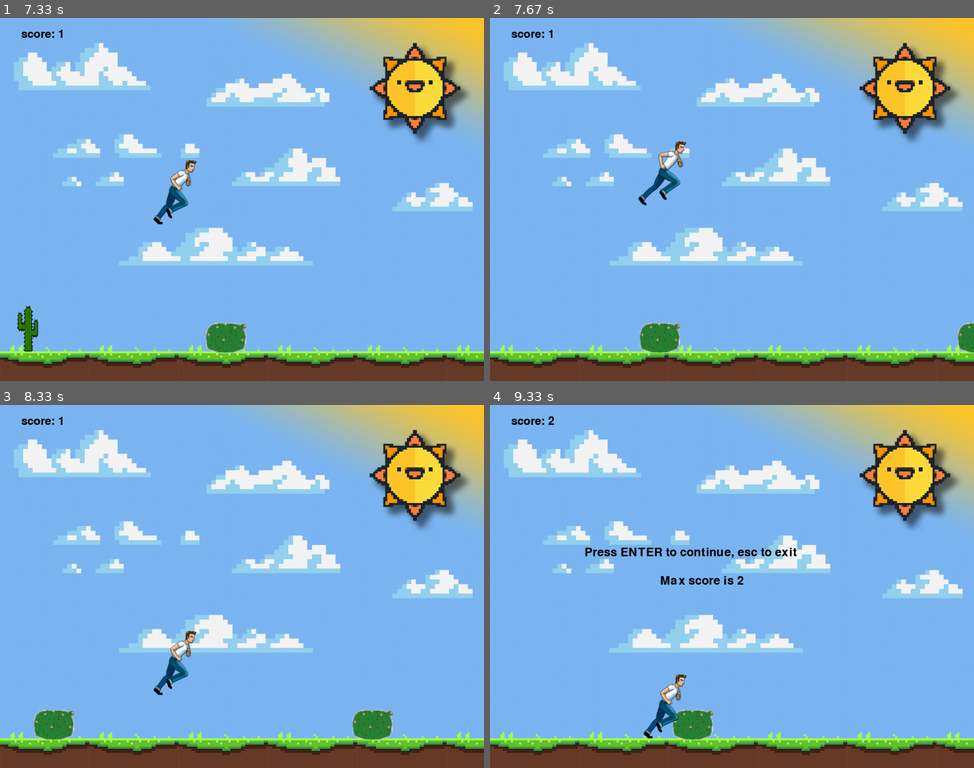
Above: before the commit, frames 1-4 (two rows, left to right).
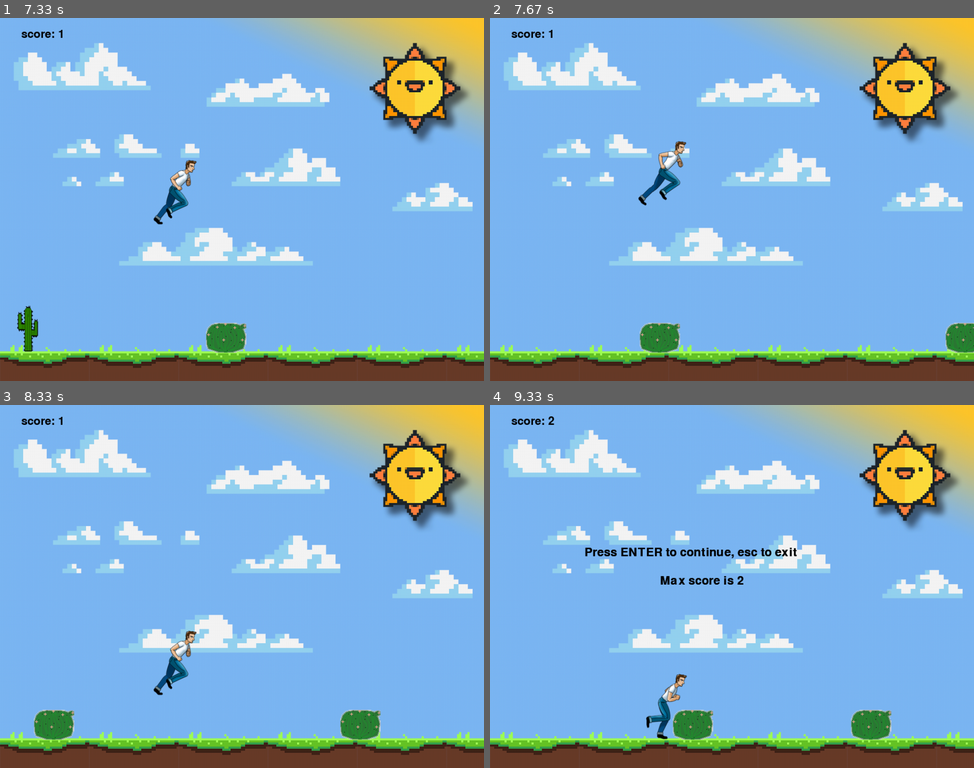
Above: after the commit, the same moments.

Repository: Piachonkin-Alex/py_game
Game: pygame game, started from game/run.py
The game is run twice, just before and just after one commit, with the same random seed, the same clock (stepped at 60 frames per second) and the same inputs.
Inputs:
- Up to frame 1 (7.33 s): tap Space at 0.33, 1.3, 1.6, 3.63, 4.03, 4.33, 4.53, 4.83, 5.03, 5.37, 5.67, 5.87, 6.17, 6.43, 6.77, 7.07 s; tap Enter at 3.23 s
- Up to frame 2 (7.67 s): no input
- Up to frame 3 (8.33 s): tap Space at 8.27 s
- Up to frame 4 (9.33 s): no input

Frame 1 is identical in both runs. In frame 2, 0.3% of the frame differs, in the area x 94-100%, y 84-93%; in frame 3, 0.5%; in frame 4, 1.4%, in the area x 20-83%, y 39-93%.

Commit message:
gitignore

Diff:
--- a/game/header.py
+++ b/game/header.py
@@ -5,8 +5,8 @@
 # тут хотелось бы дать общий комментарий по поводу вообще работы с pygame. Минус этой штуки в том, что очень часто
 # требуется работать с глобальными переменными. Поэтому некоторые функции в другой файл не переносятся.
 # к примеру jump. В этом файле вы будете часто видеть, что я передаю всегда свой дисплей и его размеры, и поэтому
-# часто в функции получается много исходных аргументов. Поэтому для меня было изначально ужобнее писыть все
-# одном файле. Но я все-таки реализацию сложных вычислительных вешей постарался перенести сюда.
+# часто в функции получается много исходных аргументов. Поэтому для меня было изначально удобнее писать все
+# одном файле. Но я все-таки реализацию сложных вычислительных вещей постарался перенести сюда.
 
 class Barrier:  # класс барьера
     def __init__(self, x, y, width, movement, img) -> None:  # инициализация по заданным координатам и размеру и img
@@ -35,39 +35,48 @@
 
 
 barrier_images = []  # массив картинок барьеров
-barrier_images.append(pygame.image.load('high.png'))
-barrier_images.append(pygame.image.load('middle.png'))
-barrier_images.append(pygame.image.load('wide.png'))
-barrier_images_size = [[47, 608], [58, 628], [85, 645]]
+for i in range(3):
+    barrier_images.append(pygame.image.load(f'bar{i}.png'))  # загрузка в массив. //fixed
+
+barrier_images_size = [[47, 608], [58, 628], [85, 645]]  # размеры барьеров
+
+speed = 5.2  # скорость движения картинки
+dist = [100, 500, 900]  # начальная их координата
 
 
 def create_barriers(barrier_list, display_width) -> None:  # создание барьеров
     """Initialization of game Barriers"""
-    dist = [100, 500, 900]  # начальная их координата
-    for i in range(3):
-        choice = random.randrange(0, 3)
+    for j in range(3):
+        choice = random.randrange(0, len(barrier_images))
         img = barrier_images[choice]
-        width = barrier_images_size[choice][0]
-        height = barrier_images_size[choice][1]  # сообственно создание
-        barrier_list.append(Barrier(display_width + dist[i], height, width, 5.2, img))
+        width, height = barrier_images_size[choice]  # fixed
+        barrier_list.append(Barrier(display_width + dist[j], height, width, speed, img))
+
+
+min_good_dist_to_display = 250
+near_min_dist = 43
+near_max_dist = 56
+far_min_dist = 280
+far_max_dist = 450
 
 
 def find_distance(barrier_list, display_width) -> int:
     # здесь производится случайный выбор доступного расстояния для крайних справа барьеров
     """calculate future distance between barriers"""
     right_point = max(barrier_list[0].x, barrier_list[1].x, barrier_list[2].x)  # координата самого правого барьера
-    if right_point < display_width:  # проверка на то, что самый правый барьер находится за размером дисплеея
+    if right_point < display_width:  # проверка на то, что самый правый барьер находится за размером дисплея
         distance = display_width
-        if distance - right_point < 250:
-            distance += 300
+        if distance - right_point < min_good_dist_to_display:
+            distance += (min_good_dist_to_display + 50)
     else:
         distance = right_point
-    choice_of_dist = random.randrange(0, 12)
+    choice_of_dist = random.randrange(0, 12)  # это просто рандом, выбирающий взаимное расположение барьеров
     if choice_of_dist < 6:
-        distance += random.randrange(43, 56)
+        distance += random.randrange(near_min_dist, near_max_dist)
     else:
-        distance += random.randrange(280, 450)  # здесь происходит случайный выбор расстояния между барьерами
-        # варианта 2: близко к друг другу, чтобы сразу перепрыгнуть 2, иои н нормальном расстоянии
+        distance += random.randrange(far_min_dist, far_max_dist)
+        # здесь происходит случайный выбор расстояния между барьерами
+        # варианта 2: близко к друг другу, чтобы сразу перепрыгнуть 2, или на нормальном расстоянии
     return distance
 
 
@@ -118,10 +127,9 @@
     pygame.mixer.music.unpause()  # убираем паузу с музыки
 
 
-chel_images = []  # а тут длина строки по pep-8 не дает избежать варнинга(
-chel_images.append(pygame.image.load('chel1.png'))
-chel_images.append(pygame.image.load('chel2.png'))  # загрузка картинок для анимации персонажа
-chel_images.append(pygame.image.load('chel3.png'))
+chel_images = []  # массив картинок для анимации персонажа
+for i in range(3):
+    chel_images.append(pygame.image.load(f'chel{i}.png'))
 
 image_counter = 0  # cчетчик смены картинки в анимации
 
@@ -138,7 +146,7 @@
 
 def check_conflict(barrier_list, char_x, char_y, char_height, char_width) -> bool:
     # проверка, врезались мы или нет. тут чистая математика +- некоторые константы,
-    # так как мы управлчем не прямоугольниками
+    # так как мы управляем не прямоугольниками
     """check crash"""
     for barrier in barrier_list:
         if char_y + char_height >= barrier.y:
Renamed: game/high.png -> game/bar0.png
Renamed: game/middle.png -> game/bar1.png
Renamed: game/wide.png -> game/bar2.png
Binary file added: game/chel0.png
Binary file changed: game/chel1.png
Binary file changed: game/chel2.png
Binary file removed: game/chel3.png
